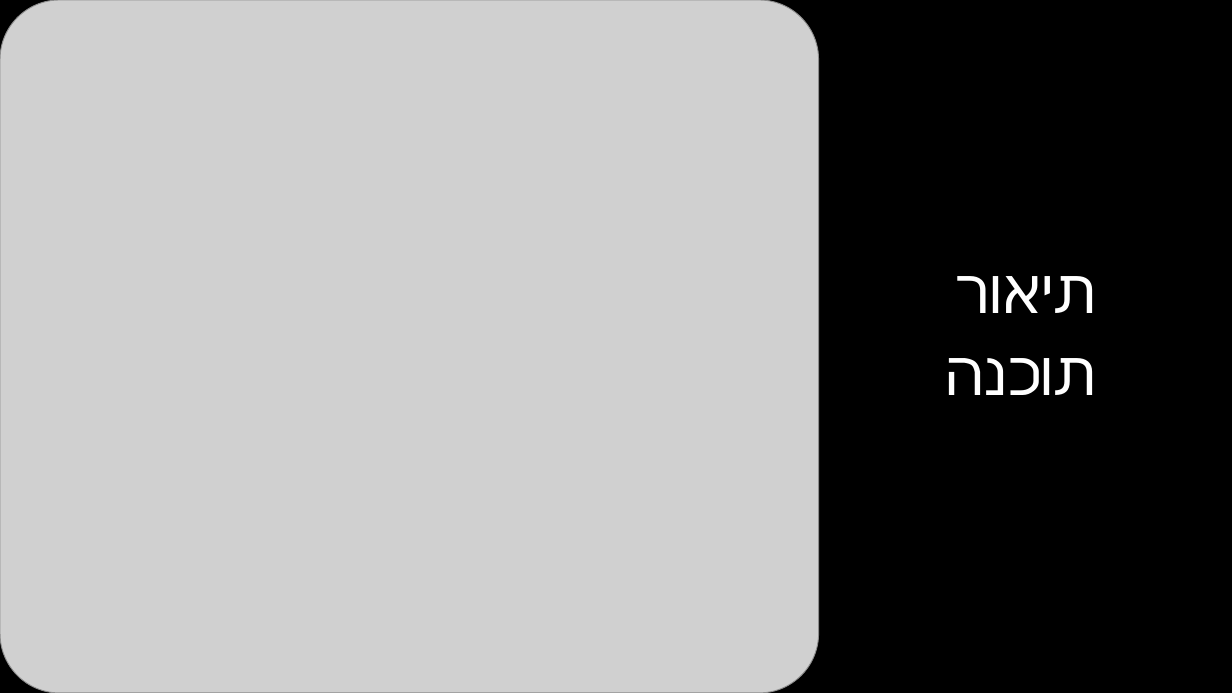
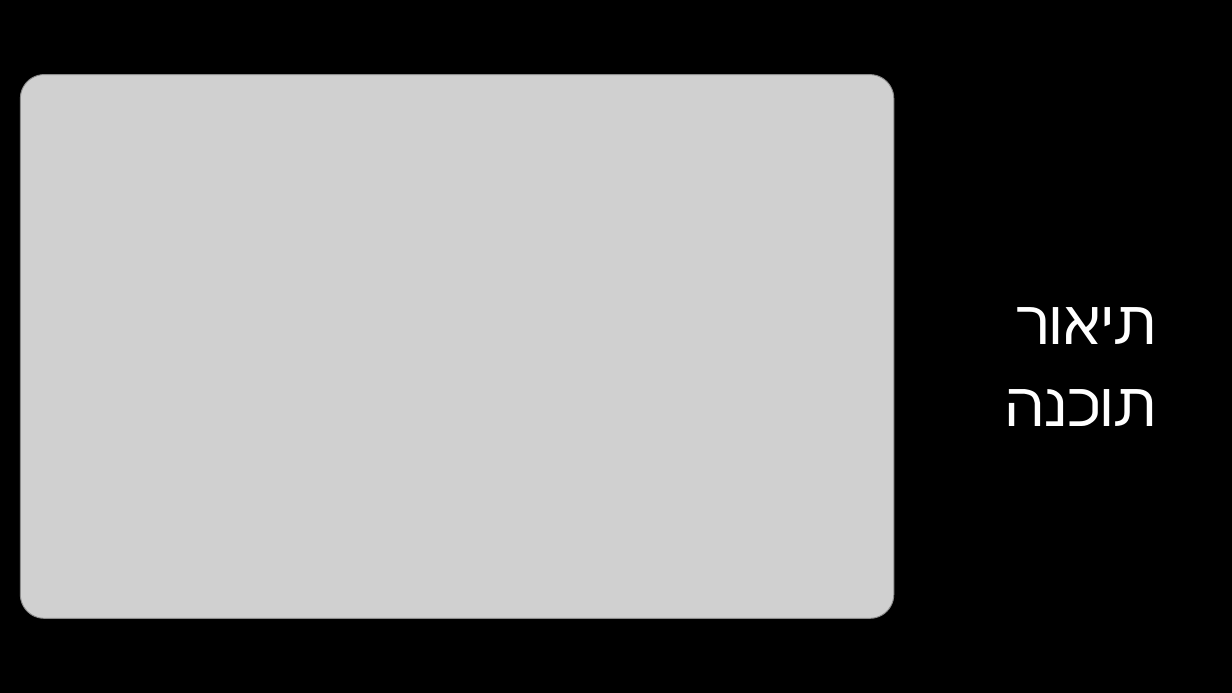
Before and after one commit to shenhavmor10/ShenhavProjNew, a slide deck: slide 10 of shenhavArmyNew/Word/פרויקט גמר.pptx. Drawn at 1232x693 pixels with LibreOffice and Linux fonts; fonts in the diff are those of the drawing; grey boxes stand for pictures; background and template pictures are left out. Boxes give left, top, right and bottom in pixels: in the first picture for what was removed or moved away, otherwise in the second. Text is boxed around its words. In the diff, an @@ line names an element or a change of style, - is before the commit and + after.

```diff
--- a/shenhavArmyNew/Word/פרויקט גמר.pptx
+++ b/shenhavArmyNew/Word/פרויקט גמר.pptx
@@ picture resized from (x1=0, y1=0, x2=819, y2=693) to (x1=20, y1=75, x2=894, y2=618) @@
@@ text "תיאור" moved from (x1=945, y1=276, x2=1096, y2=395) to (x1=1005, y1=307, x2=1156, y2=426) @@
```
Also in this commit, not shown: 4 other slides changed, 3 other files.
